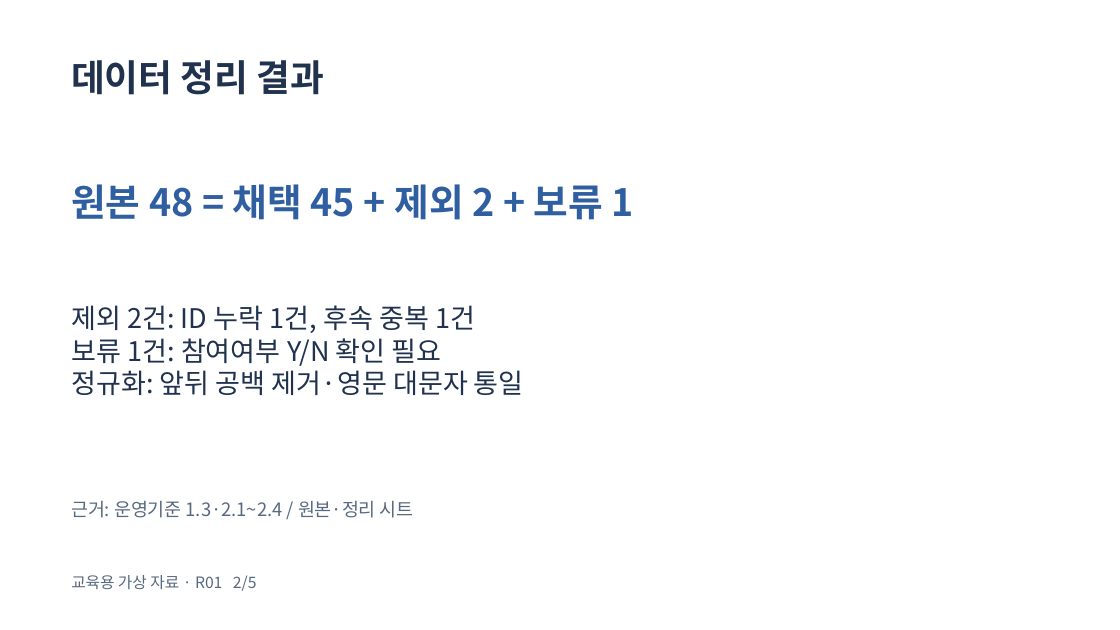
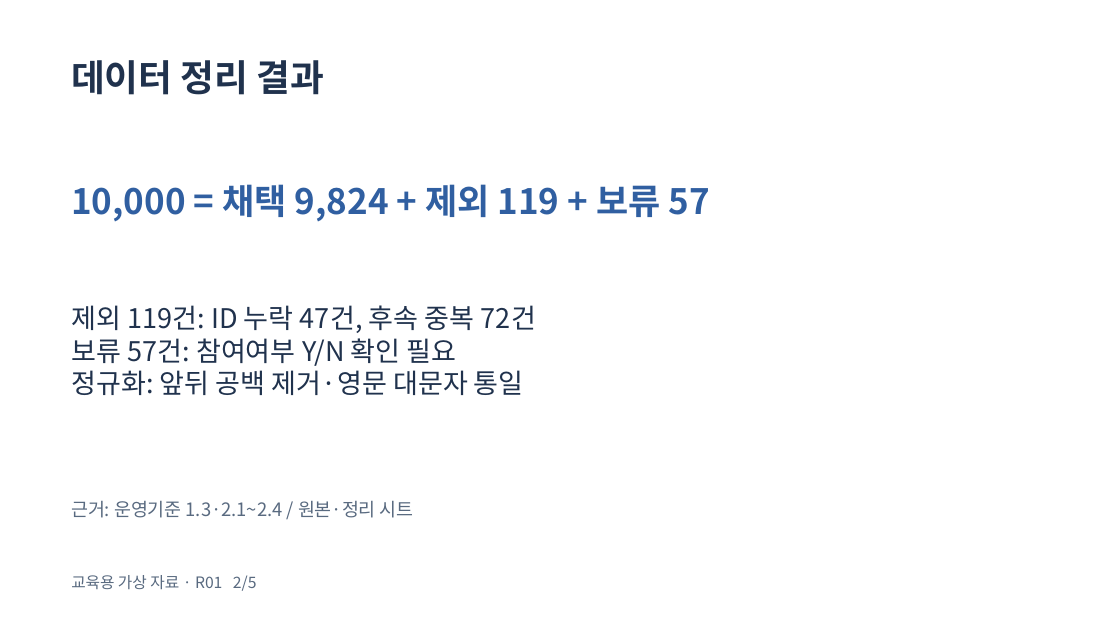
Before and after one commit to zeusk302-png/ulsan-ai-workshop, a slide deck: slide 2 of public/automation/examples/round-01-report.pptx. Drawn at 1120x630 pixels with LibreOffice and Linux fonts; fonts in the diff are those of the drawing. Boxes give left, top, right and bottom in pixels: in the first picture for what was removed or moved away, otherwise in the second. Text is boxed around its words. In the diff, an @@ line names an element or a change of style, - is before the commit and + after.

```diff
--- a/public/automation/examples/round-01-report.pptx
+++ b/public/automation/examples/round-01-report.pptx
@@ text at (71, 184, 710, 222): text changed; size 32.2 to 30 pt @@
-원본 48 = 채택 45 + 제외 2 + 보류 1
+10,000 = 채택 9,824 + 제외 119 + 보류 57
@@ text at (71, 305, 536, 366): text changed @@
-제외 2건: ID 누락 1건, 후속 중복 1건
-보류 1건: 참여여부 Y/N 확인 필요
+제외 119건: ID 누락 47건, 후속 중복 72건
+보류 57건: 참여여부 Y/N 확인 필요
```
Also in this commit, not shown: 4 other slides changed, 39 other files.
